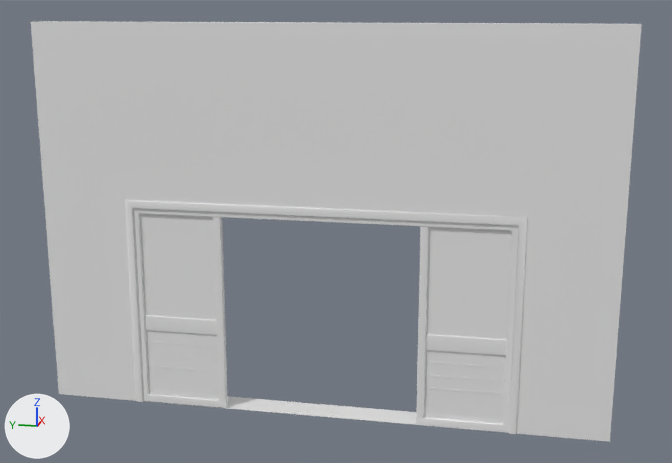
The FBX model SoulMan/Content/Lv_1/Lv_1_Model/Wall/Wall_5.FBX, before and after one commit.
One viewpoint serves both versions: a 50 mm lens placed at (-9.29, -4.99, 4.29), pointed at (-0.13, -3.16, 2.0). Arrows for +X, +Y and +Z are at lower left; the lights stay in place. Where no turn or scale is listed for an object, it has been applied to the vertices.

The first picture shows 'Wall_5'.
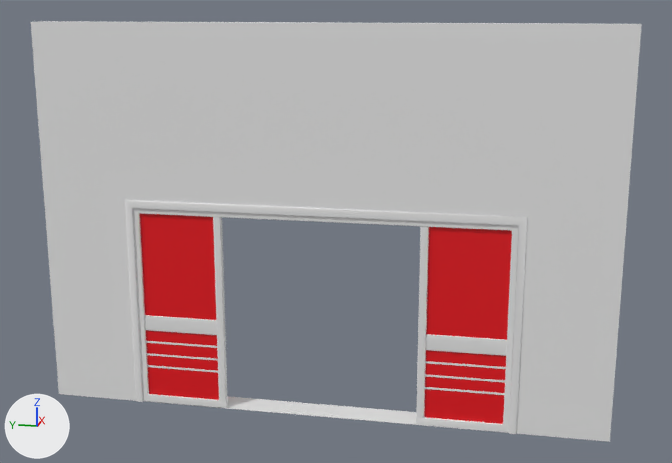
Pixel boxes [x1, y1, x2, y2] of what changed, in the pictures (672 x 463 px):
```json
{"part": 1, "of": "me_sm_outer_wall_11", "change": "recoloured", "before": [140, 214, 512, 424], "after": [140, 214, 512, 424], "on screen": "white to red"}
```

Scene script edits in JSON lines:
```json
{"op": "add", "block": "mat_材质_004", "code": ["mat_材质_004 = principled_material('材质.004')", "mat_材质_004.base_color = (0.8, 0.0, 0.00586)  # red #e70012"]}
{"op": "add", "block": "mat_材质_003", "code": ["mat_材质_003 = principled_material('材质.003')", "mat_材质_003.base_color = (0.8, 0.8, 0.8)  # white #e7e7e7"]}
{"block": "me_sm_outer_wall_11", "where": "me_sm_outer_wall_11.from_pydata(...)  # 520 vertices, 389 faces; spans x -0.32..0.02, y -6.0..0.0, z 0.0..4.1"}
{"block": "me_sm_outer_wall_11", "where": "# used by ob_wall_5; location = (0.0, 0.0, 0.0)"}
{"block": "me_sm_outer_wall_11", "change": "me_sm_outer_wall_11 part 1: all 4 faces centred in x -0.27..-0.26, y -4.53..-1.48, z 1.11 switch from no material to mat_材质_004 (red #e70012)"}
{"op": "add", "block": "me_sm_outer_wall_11", "code": "me_sm_outer_wall_11.materials.append(mat_材质_003)  # white #e7e7e7"}
```
